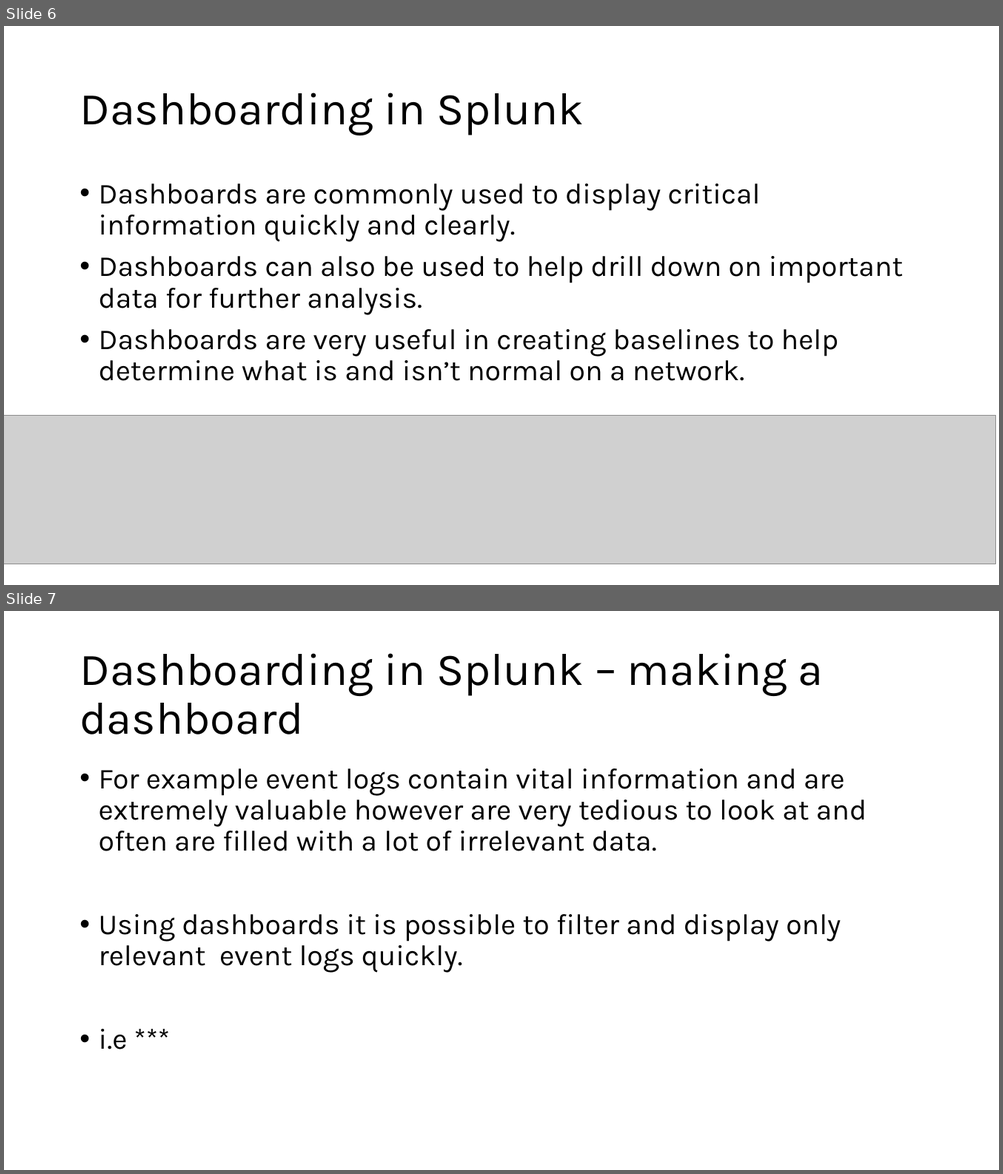
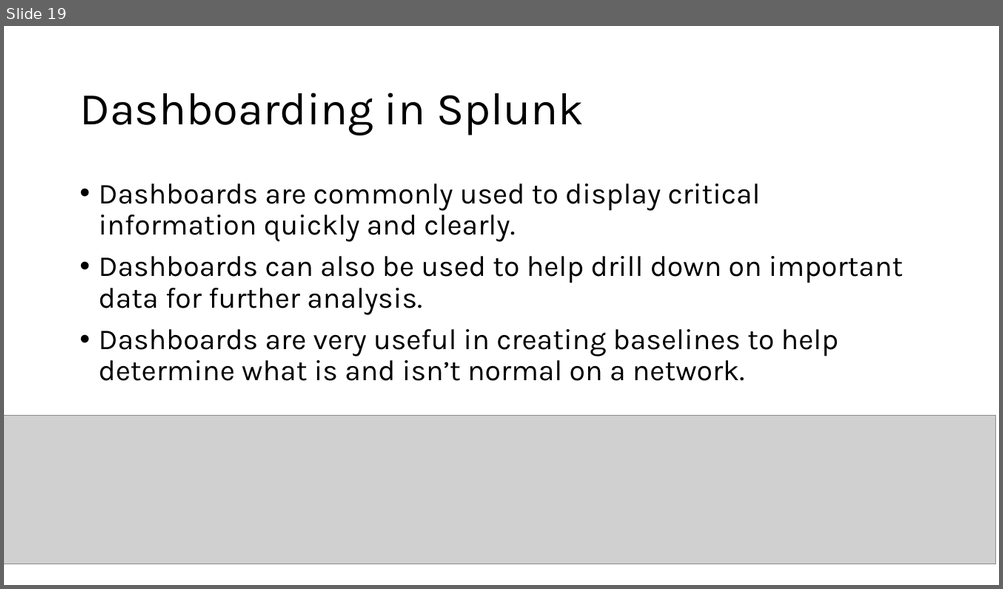
Before and after one commit to G1useppe/65sch00l, a slide deck: host/Splunk/Training Cell - Conversion course - Splunk.pptx. Shown one above the other, each under a label of ours: slides 6 and 7 before the commit, slide 19 after it. The pictures are 1003x1174 and 1003x589 pixels, drawn with LibreOffice and Linux fonts; fonts in the diff are those of the drawing; grey boxes stand for pictures. Boxes give left, top, right and bottom in pixels: in the first picture for what was removed or moved away, otherwise in the second. Text is boxed around its words. In the diff, an @@ line names an element or a change of style, - is before the commit and + after.

Commit message:
Splunk

```diff
--- a/host/Splunk/Training Cell - Conversion course - Splunk.pptx
+++ b/host/Splunk/Training Cell - Conversion course - Splunk.pptx
@@ slide 7 removed at [4, 611, 999, 1170], background #FFFFFF @@
@@ title removed at [79, 653, 823, 735] @@
-Dashboarding in Splunk – making a dashboard
@@ text removed at [99, 769, 866, 1050] @@
-• For example event logs contain vital information and are extremely valuable however are very tedious to look at and often are filled with a lot of irrelevant data.
-• Using dashboards it is possible to filter and display only relevant event logs quickly.
-• i.e ***
@@ what was slide 6 is now slide 19 @@
```
Also in this commit, not shown: 4 slides changed, 12 slides added, 3 other slides removed, 1 other file.
